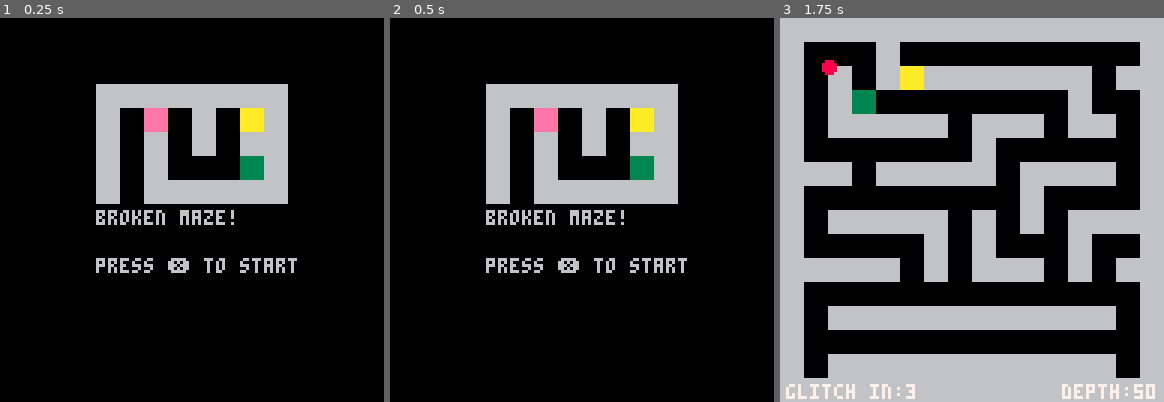
Above: before the commit, frames 1-3 (left to right).
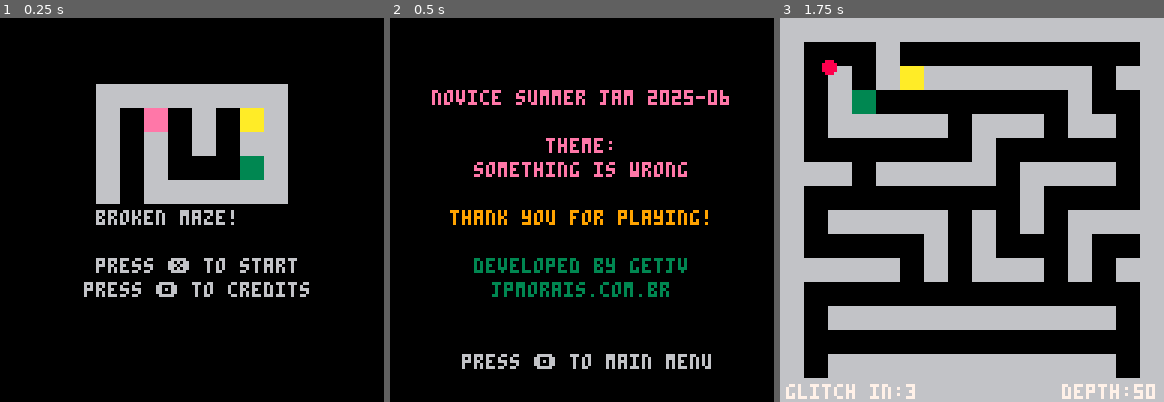
Above: after the commit, the same moments.

Repository: getJv/novice_summer_jam
Game: PICO-8 cartridge s_broken.p8
The game is run twice, just before and just after one commit, with the same random seed, the same clock (stepped at 60 frames per second) and the same inputs.
Inputs:
- Up to frame 1 (0.25 s): no input
- Up to frame 2 (0.5 s): tap O (Z key) at 0.33 s
- Up to frame 3 (1.75 s): tap O (Z key) at 0.7, 1.43 s; tap X (X key) at 1.07 s

The runs differ from the first frame. In frame 1, 0.9% of the frame differs, in the area x 21-81%, y 68-73%; in frame 2, 17%, in the area x 10-89%, y 17-92%; in frame 3, nothing differs.

Commit message:
feat: Add credits scene

Diff:
--- /dev/null
+++ b/credits_scene.lua
@@ -0,0 +1,34 @@
+
+function credits_scene_init()
+    _update = credits_scene_update
+    _draw = credits_scene_draw
+end
+
+function credits_scene_update()
+
+    if btnp(4) then  -- 5 = btn Z
+        menu_scene_init()
+    end
+
+end
+
+function credits_scene_draw()
+    cls()
+    draw_text("novice summer jam 2025-06",-5,14)
+    draw_text("theme:",-3,14)
+    draw_text("something is wrong",-2,14)
+
+    draw_text("thank you for playing!",0,9)
+    draw_text("developed by getjv",2,3)
+    draw_text("jpmorais.com.br",3,3)
+
+    draw_text("press 🅾️ to main menu",6,6)
+
+end
+
+function draw_text(text,y_offset,color)
+    local text_width = #text * char_size  -- each char have ~4 pixels with
+    local x_pos = (screen_width - text_width) / 2  -- find middle screen
+    local y_pos = screen_height / 2 + (cell_size * y_offset )
+    print(text, x_pos, y_pos ,color)
+end
--- a/menu_scene.lua
+++ b/menu_scene.lua
@@ -6,9 +6,6 @@
     {1,0,1,0,0,0,4,1},
     {1,0,1,1,1,1,1,1},
 }
--- TODO: create credit scene
--- TODO: duplicated function try use one one
-
 
 function menu_scene_init()
     _update = menu_scene_update
@@ -20,12 +17,17 @@
     if btnp(5) then  -- 5 = btn X
         main_scene_init()
     end
+
+    if btnp(4) then  -- 5 = btn Z
+        credits_scene_init()
+    end
 end
 
 function menu_scene_draw()
     cls()
     draw_logo()
     draw_press_x()
+    draw_press_z_to_credits()
 end
 
 function draw_press_x()
@@ -35,6 +37,15 @@
     local x_pos = (screen_width - text_width) / 2  -- find middle screen
     local y_pos = screen_height / 2 + (cell_size*2)
     print(press_x_to_start, x_pos, y_pos ,6)
+end
+
+function draw_press_z_to_credits()
+    local press_z_to_start = "press 🅾️ to credits"
+    local text_width = #press_z_to_start * char_size  -- each char have ~4 pixels with
+    -- max width of PICO-8
+    local x_pos = (screen_width - text_width) / 2  -- find middle screen
+    local y_pos = screen_height / 2 + (cell_size*3)
+    print(press_z_to_start, x_pos, y_pos ,6)
 end
 
 function draw_logo()
--- a/s_broken.p8
+++ b/s_broken.p8
@@ -8,6 +8,7 @@
 #include handler_player.lua
 #include main_scene.lua
 #include menu_scene.lua
+#include credits_scene.lua
 #include pre_loader.lua
 
 
